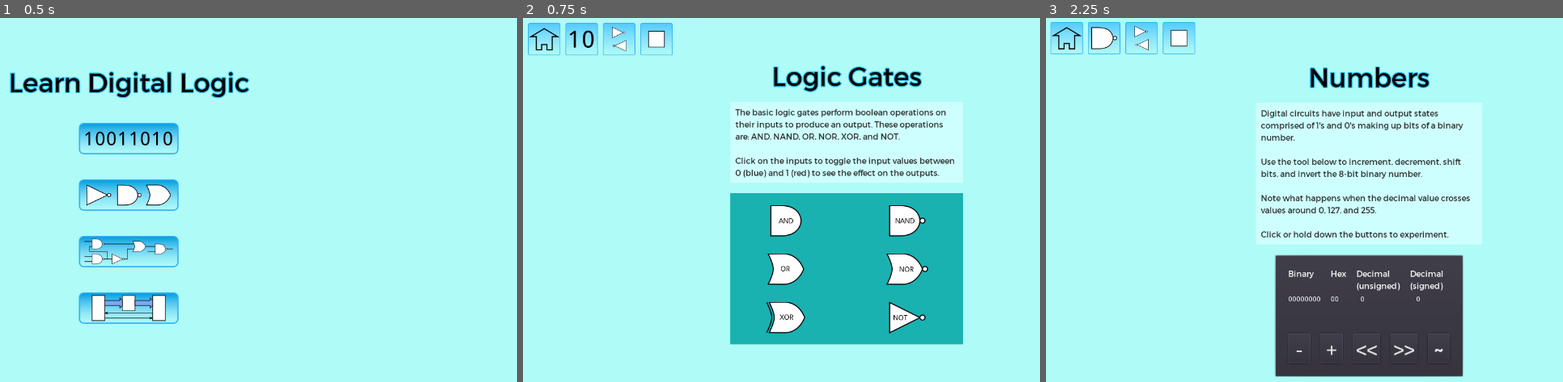
Above: before the commit, frames 1-3 (left to right).
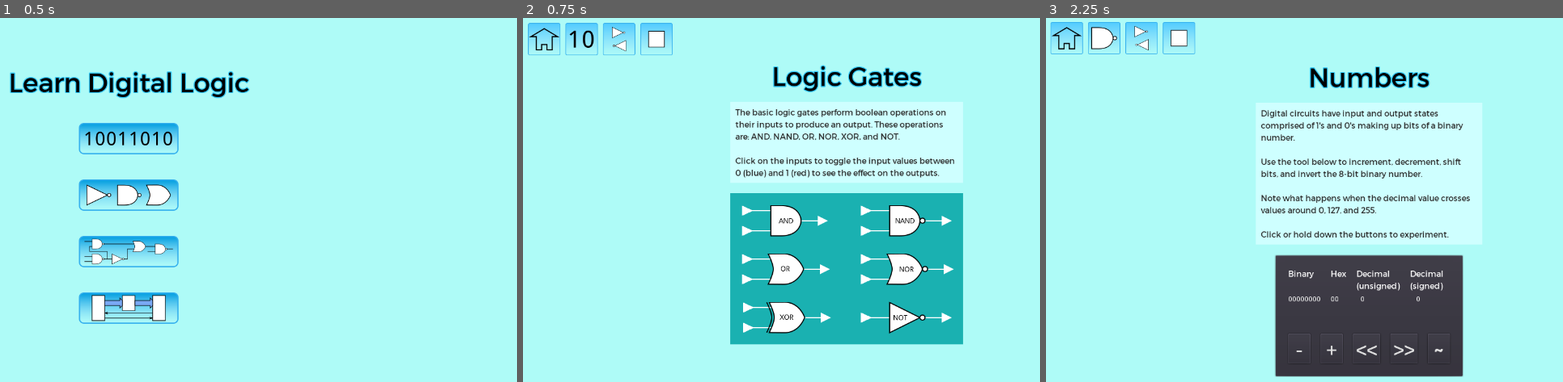
Above: after the commit, the same moments.

Repository: andrew-wilkes/digital-logic
Game: Godot game, scene res://Main.tscn
Two runs of this game, one before a commit and one after it. Both use one fixed random seed, a clock stepped at 60 frames per second and the inputs below.
Inputs (mouse positions are in pixels of both pictures, inside the frame that each line leads up to):
- Up to frame 1 (0.5 s): no input
- Up to frame 2 (0.75 s): click (652, 196) at 0.5 s
- Up to frame 3 (2.25 s): click (1066, 39) at 1.25 s; click (1175, 138) at 2 s

Frame 1 is identical in both runs. In frame 2, 0.8% of the frame differs, in the area x 42-84%, y 51-87%; in frame 3, nothing differs.
Error before the commit: Invalid get index 'position' (on base: 'null instance'). (res://Gates.gd:21)

Commit message:
Fix Gates scene

Diff:
--- a/game/Gates.gd
+++ b/game/Gates.gd
@@ -18,7 +18,7 @@
 			i.id = id
 			i.parent = part
 			i.connect("picked", self, "clicked")
-			i.position = pin.position - i.get_node("Q").position
+			i.position = pin.position - i.get_node("Outputs").get_child(0).position
 			part.add_child(i)
 			id += 1
 		var q: Part = output_part.instance()
@@ -29,7 +29,7 @@
 		q.wireable = false
 		q.show_state = true
 		q.z_index = -1
-		q.position = part.get_node("Q").position - q.get_node("Symbol").position
+		q.position = part.get_node("Outputs").get_child(0).position - q.get_node("Symbol").position
 		part.add_child(q)
 
 
@@ -39,4 +39,4 @@
 	part.parent.set_output(part.state)
 	var q = part.parent.get_node("Output")
 	q.state = part.parent.output
-	q.indicate_state()
+	q.get_node("Symbol").modulate = g.get_state_color(q.state)
--- a/game/parts/Input.gd
+++ b/game/parts/Input.gd
@@ -34,5 +34,5 @@
 
 
 func show_label():
-	if get_parent().name != "Panel":
+	if get_parent().name == "Parts":
 		$Label.show()
